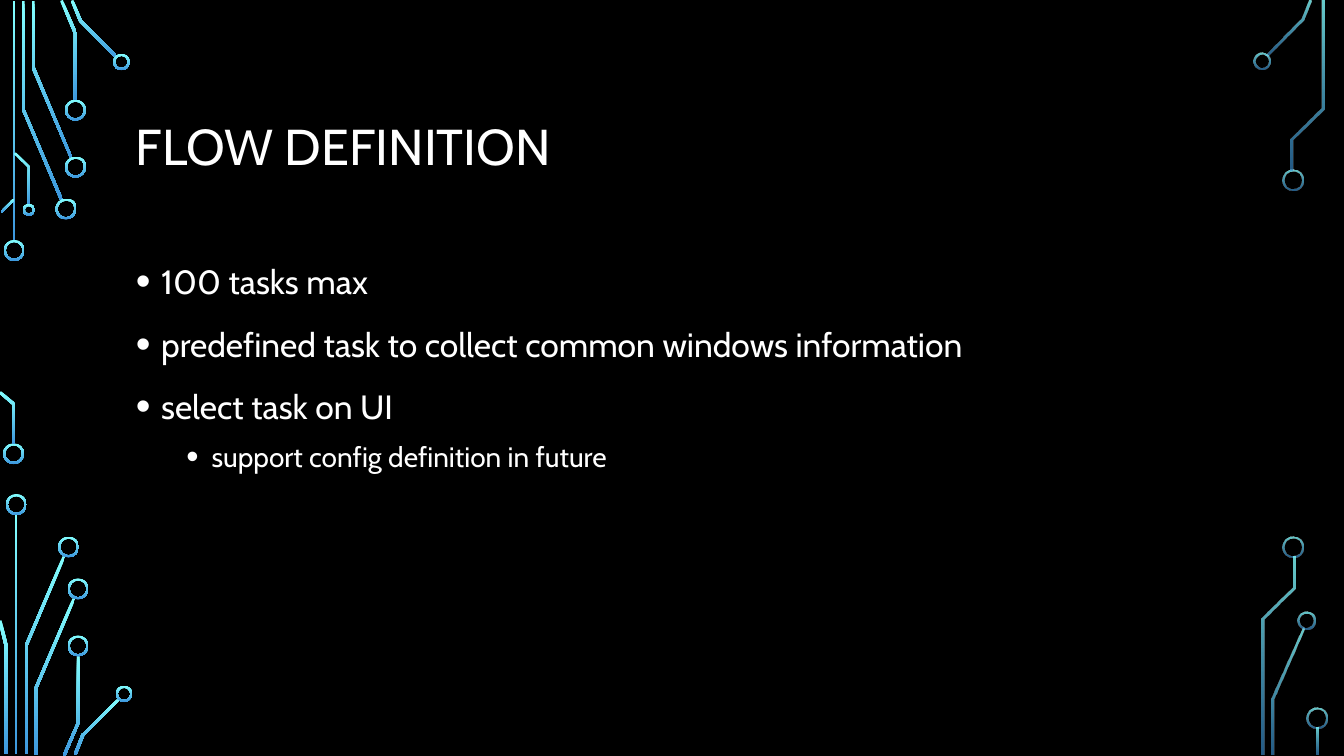
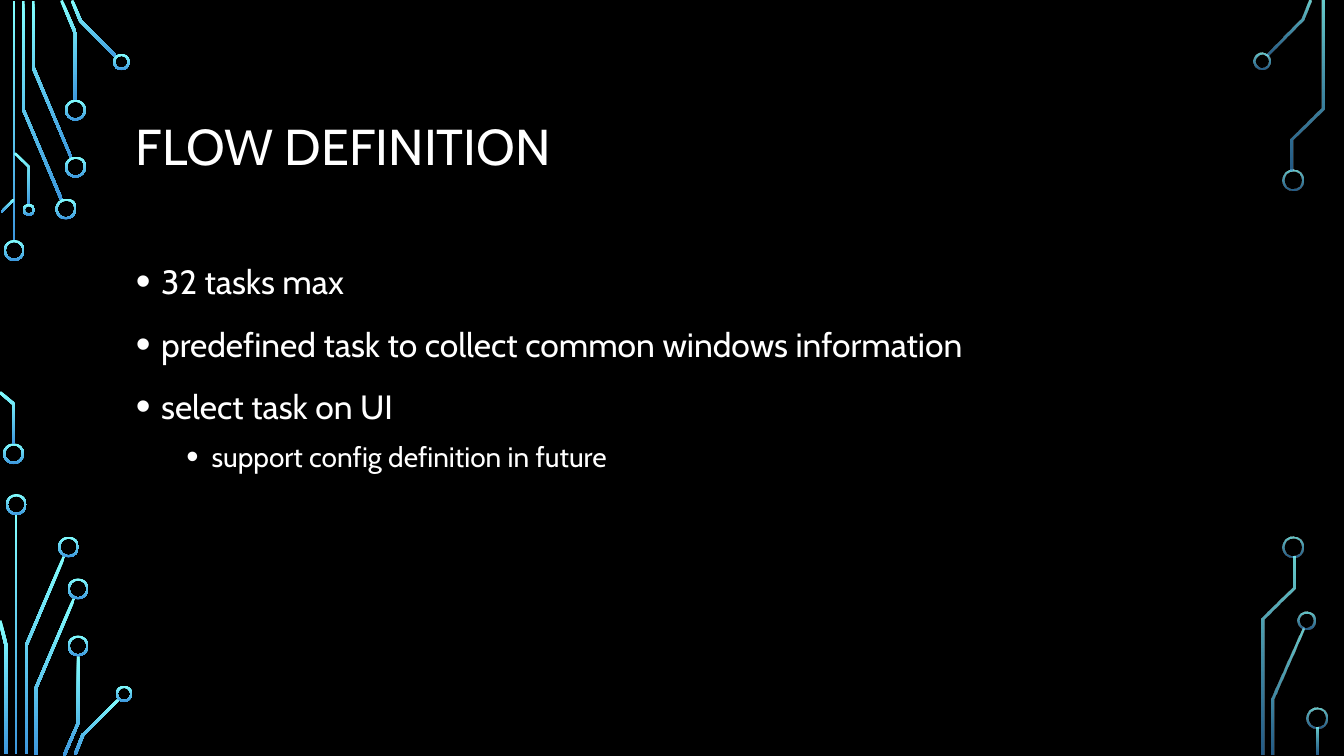
Before and after one commit to smokingpc/ddt, a slide deck: slide 8 of doc/Overview.pptx. Drawn at 1344x756 pixels with LibreOffice and Linux fonts; fonts in the diff are those of the drawing; background and template pictures are left out. Boxes give left, top, right and bottom in pixels: in the first picture for what was removed or moved away, otherwise in the second. Text is boxed around its words. In the diff, an @@ line names an element or a change of style, - is before the commit and + after.

```diff
--- a/doc/Overview.pptx
+++ b/doc/Overview.pptx
@@ text at [161, 268, 344, 295]: text changed @@
-• 100 tasks max
+• 32 tasks max
```
Also in this commit, not shown: 2 other slides changed, 1 slide removed, 1 other file.
